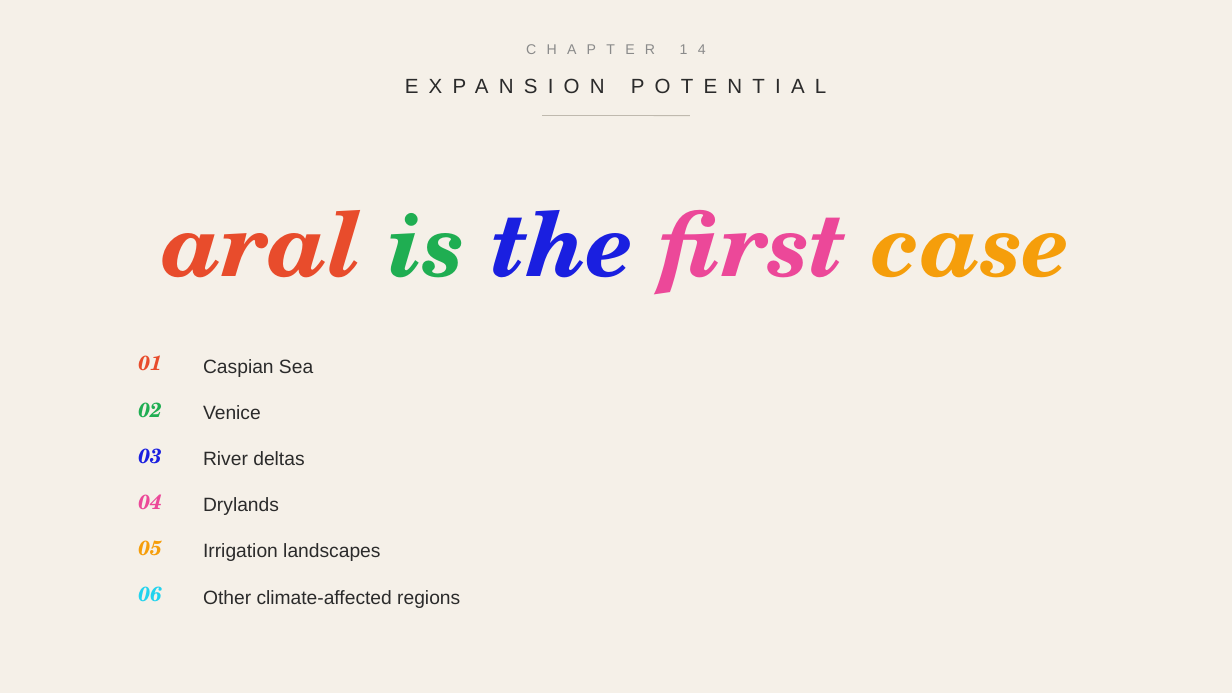
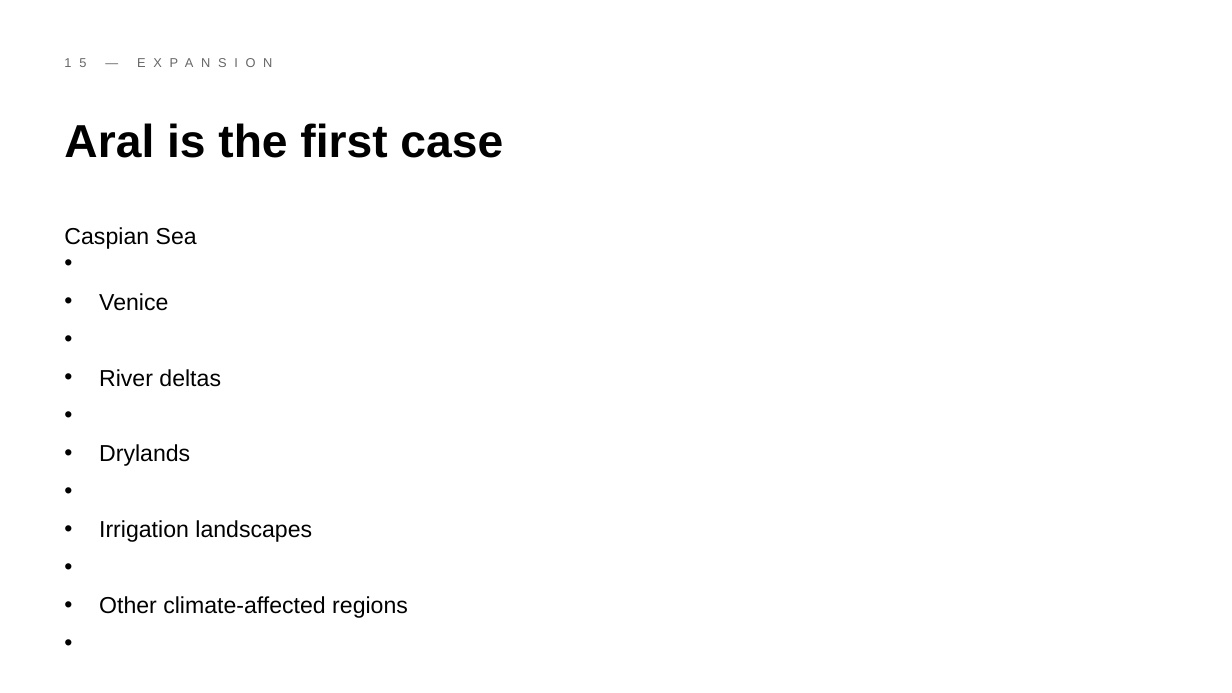
Before and after one commit to timateus/aral3d, a slide deck: slide 15 of public/aral3d-presentation.pptx. Drawn at 1232x693 pixels with LibreOffice and Linux fonts; fonts in the diff are those of the drawing. Boxes give left, top, right and bottom in pixels: in the first picture for what was removed or moved away, otherwise in the second. Text is boxed around its words. In the diff, an @@ line names an element or a change of style, - is before the commit and + after.

```diff
--- a/public/aral3d-presentation.pptx
+++ b/public/aral3d-presentation.pptx
@@ background #F5F0E8 to #FFFFFF @@
@@ text at (55, 46, 1177, 79): text changed; size 11 to 10 pt; text colour #8A8A8A to #666666 @@
-CHAPTER 14
+15 — EXPANSION
@@ text removed at (0, 65, 1232, 106) @@
-EXPANSION POTENTIAL
@@ line removed from (543, 116) to (690, 116) @@
@@ text at (64, 123, 503, 158): text changed; size 70 to 36 pt; font TeX Gyre Schola to Arial; text colour #EC4899 to #000000; italic off @@
-aral is the first case
+Aral is the first case
@@ text added at (64, 227, 408, 618), 18 pt, text #000000 @@
+• Caspian Sea
+• Venice
+• River deltas
+• Drylands
+• Irrigation landscapes
+• Other climate-affected regions
@@ text removed at (138, 355, 162, 371) @@
-01
@@ text removed at (203, 359, 313, 377) @@
-Caspian Sea
@@ text removed at (138, 402, 162, 418) @@
-02
@@ text removed at (203, 405, 261, 419) @@
-Venice
@@ text removed at (138, 448, 162, 464) @@
-03
@@ text removed at (203, 451, 304, 465) @@
-River deltas
@@ text removed at (138, 494, 162, 510) @@
-04
@@ text removed at (203, 497, 279, 515) @@
-Drylands
@@ text removed at (138, 540, 162, 556) @@
-05
@@ text removed at (203, 543, 380, 561) @@
-Irrigation landscapes
@@ text removed at (138, 586, 162, 602) @@
-06
@@ text removed at (203, 590, 460, 608) @@
-Other climate-affected regions
```
Also in this commit, not shown: 16 other slides changed, 18 other files.
